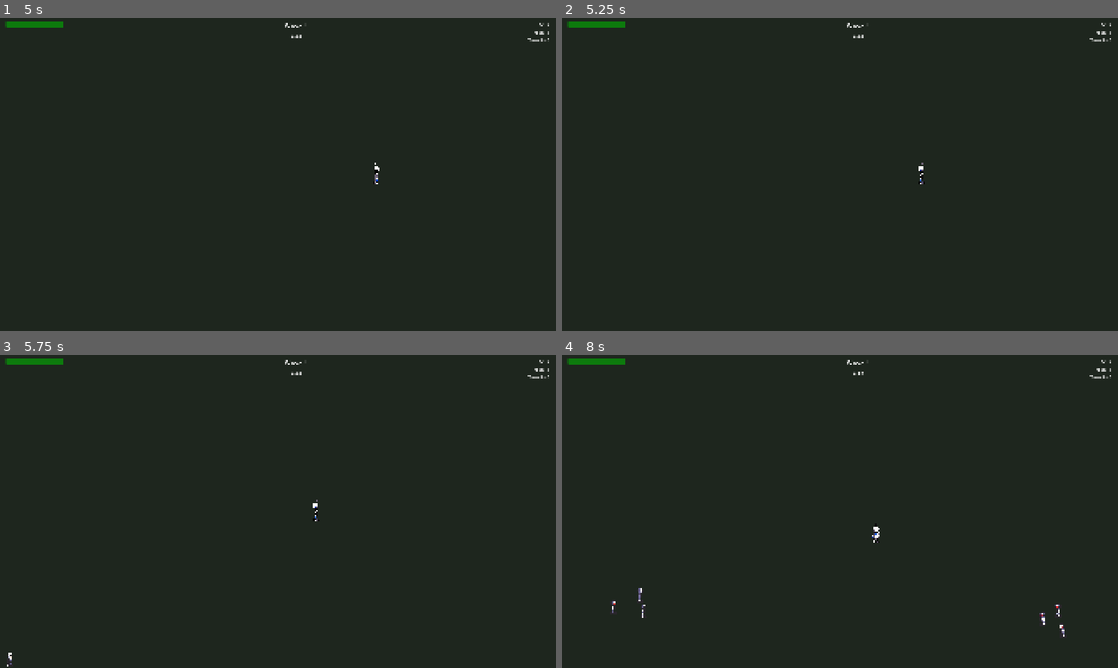
Above: before the commit, frames 1-4 (two rows, left to right).
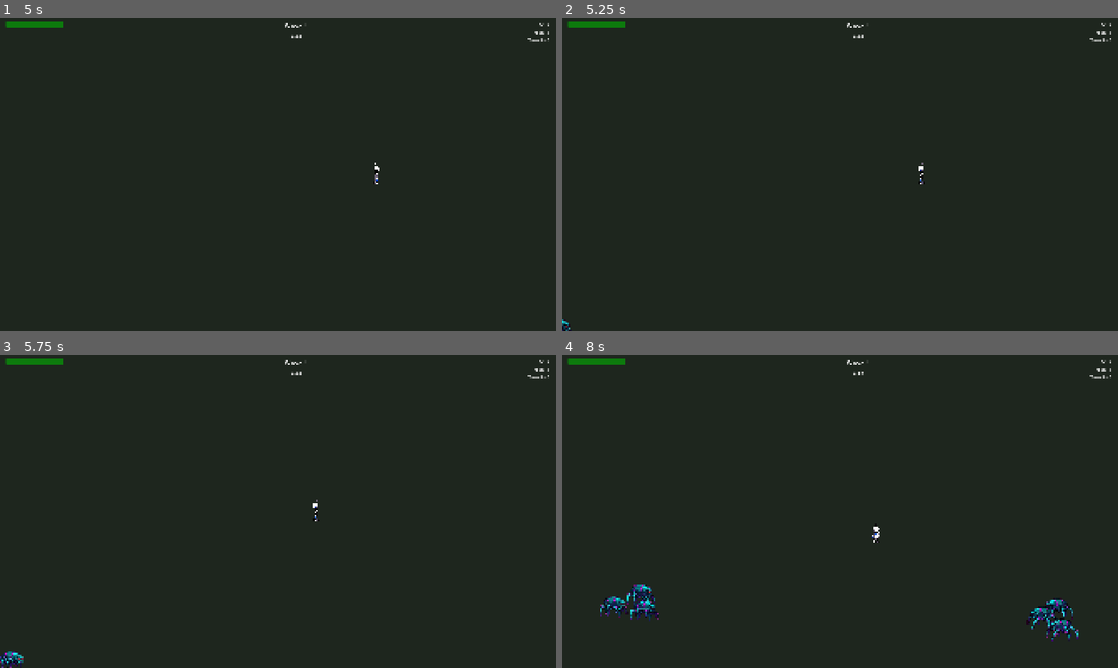
Above: after the commit, the same moments.

Repository: arebolledo2/turret-game
Game: Godot game, scene res://scenes/main.tscn
Two runs of this game, one before a commit and one after it. Both use one fixed random seed, a clock stepped at 60 frames per second and the inputs below.
Inputs (mouse positions are in pixels of both pictures, inside the frame that each line leads up to):
- Up to frame 1 (5 s): click "Easy - Relaxed gameplay for l…" at 0.5 s; click "Continue to Wave" at 1.25 s; tap Enter at 2, 3.5 s; move the mouse to (400, 158) at 2.02 s; hold D (move_right) 2.03-2.75 s; tap F (pickup_turret) at 2.1 s; click (400, 158) at 2.17 s; tap Space at 2.75 s; drag from (166, 190) to (250, 237) at 2.77 s; move the mouse to (333, 105) at 3.52 s; hold D (move_right) 3.53-4.25 s; hold Shift 3.53-4.25 s; drag from (250, 237) to (111, 127) at 4.27 s
- Up to frame 2 (5.25 s): tap Space at 5 s; move the mouse to (1006, 221) at 5.02 s; hold A (move_left) from 5.03 s (still down); tap Ctrl at 5.1 s
- Up to frame 3 (5.75 s): keep holding A (move_left)
- Up to frame 4 (8 s): release A (move_left) at 5.75 s; drag from (673, 464) to (756, 433) at 5.77 s; move the mouse to (867, 511) at 6.52 s; hold S (move_down) 6.53-7.25 s; tap Tab (toggle_range) at 6.6 s; click (867, 511) at 6.67 s; drag from (756, 433) to (728, 527) at 7.27 s

Frame 1 is identical in both runs. In frame 2, less than 0.1% of the frame differs, in the area x 0-2%, y 96-100%; in frame 3, 0.2%; in frame 4, 1.2%, in the area x 6-93%, y 73-92%.

Commit message:
Add spider enemy type

Diff:
--- /dev/null
+++ b/scenes/enemy_spider_drone.tscn
@@ -0,0 +1,260 @@
+[gd_scene load_steps=34 format=3 uid="uid://c8r3m44jtqpa5"]
+
+[ext_resource type="Script" path="res://scripts/enemy.gd" id="1_script"]
+[ext_resource type="Texture2D" path="res://assets/sprites/enemy_spider_drone/spider_drone_right.png" id="2_right"]
+[ext_resource type="Texture2D" path="res://assets/sprites/enemy_spider_drone/spider_drone_left.png" id="3_left"]
+
+[sub_resource type="CircleShape2D" id="CircleShape2D_1"]
+radius = 32.0
+
+[sub_resource type="AtlasTexture" id="AtlasTexture_r0"]
+atlas = ExtResource("2_right")
+region = Rect2(0, 0, 512, 512)
+
+[sub_resource type="AtlasTexture" id="AtlasTexture_r1"]
+atlas = ExtResource("2_right")
+region = Rect2(512, 0, 512, 512)
+
+[sub_resource type="AtlasTexture" id="AtlasTexture_r2"]
+atlas = ExtResource("2_right")
+region = Rect2(1024, 0, 512, 512)
+
+[sub_resource type="AtlasTexture" id="AtlasTexture_r3"]
+atlas = ExtResource("2_right")
+region = Rect2(1536, 0, 512, 512)
+
+[sub_resource type="AtlasTexture" id="AtlasTexture_r4"]
+atlas = ExtResource("2_right")
+region = Rect2(0, 512, 512, 512)
+
+[sub_resource type="AtlasTexture" id="AtlasTexture_r5"]
+atlas = ExtResource("2_right")
+region = Rect2(512, 512, 512, 512)
+
+[sub_resource type="AtlasTexture" id="AtlasTexture_r6"]
+atlas = ExtResource("2_right")
+region = Rect2(1024, 512, 512, 512)
+
+[sub_resource type="AtlasTexture" id="AtlasTexture_r7"]
+atlas = ExtResource("2_right")
+region = Rect2(1536, 512, 512, 512)
+
+[sub_resource type="AtlasTexture" id="AtlasTexture_r8"]
+atlas = ExtResource("2_right")
+region = Rect2(0, 1024, 512, 512)
+
+[sub_resource type="AtlasTexture" id="AtlasTexture_r9"]
+atlas = ExtResource("2_right")
+region = Rect2(512, 1024, 512, 512)
+
+[sub_resource type="AtlasTexture" id="AtlasTexture_r10"]
+atlas = ExtResource("2_right")
+region = Rect2(1024, 1024, 512, 512)
+
+[sub_resource type="AtlasTexture" id="AtlasTexture_r11"]
+atlas = ExtResource("2_right")
+region = Rect2(1536, 1024, 512, 512)
+
+[sub_resource type="AtlasTexture" id="AtlasTexture_r12"]
+atlas = ExtResource("2_right")
+region = Rect2(0, 1536, 512, 512)
+
+[sub_resource type="AtlasTexture" id="AtlasTexture_r13"]
+atlas = ExtResource("2_right")
+region = Rect2(512, 1536, 512, 512)
+
+[sub_resource type="AtlasTexture" id="AtlasTexture_r14"]
+atlas = ExtResource("2_right")
+region = Rect2(1024, 1536, 512, 512)
+
+[sub_resource type="AtlasTexture" id="AtlasTexture_r15"]
+atlas = ExtResource("2_right")
+region = Rect2(1536, 1536, 512, 512)
+
+[sub_resource type="AtlasTexture" id="AtlasTexture_l0"]
+atlas = ExtResource("3_left")
+region = Rect2(0, 0, 512, 512)
+
+[sub_resource type="AtlasTexture" id="AtlasTexture_l1"]
+atlas = ExtResource("3_left")
+region = Rect2(512, 0, 512, 512)
+
+[sub_resource type="AtlasTexture" id="AtlasTexture_l2"]
+atlas = ExtResource("3_left")
+region = Rect2(1024, 0, 512, 512)
+
+[sub_resource type="AtlasTexture" id="AtlasTexture_l3"]
+atlas = ExtResource("3_left")
+region = Rect2(1536, 0, 512, 512)
+
+[sub_resource type="AtlasTexture" id="AtlasTexture_l4"]
+atlas = ExtResource("3_left")
+region = Rect2(0, 512, 512, 512)
+
+[sub_resource type="AtlasTexture" id="AtlasTexture_l5"]
+atlas = ExtResource("3_left")
+region = Rect2(512, 512, 512, 512)
+
+[sub_resource type="AtlasTexture" id="AtlasTexture_l6"]
+atlas = ExtResource("3_left")
+region = Rect2(1024, 512, 512, 512)
+
+[sub_resource type="AtlasTexture" id="AtlasTexture_l7"]
+atlas = ExtResource("3_left")
+region = Rect2(1536, 512, 512, 512)
+
+[sub_resource type="AtlasTexture" id="AtlasTexture_l8"]
+atlas = ExtResource("3_left")
+region = Rect2(0, 1024, 512, 512)
+
+[sub_resource type="AtlasTexture" id="AtlasTexture_l9"]
+atlas = ExtResource("3_left")
+region = Rect2(512, 1024, 512, 512)
+
+[sub_resource type="AtlasTexture" id="AtlasTexture_l10"]
+atlas = ExtResource("3_left")
+region = Rect2(1024, 1024, 512, 512)
+
+[sub_resource type="AtlasTexture" id="AtlasTexture_l11"]
+atlas = ExtResource("3_left")
+region = Rect2(1536, 1024, 512, 512)
+
+[sub_resource type="AtlasTexture" id="AtlasTexture_l12"]
+atlas = ExtResource("3_left")
+region = Rect2(0, 1536, 512, 512)
+
+[sub_resource type="AtlasTexture" id="AtlasTexture_l13"]
+atlas = ExtResource("3_left")
+region = Rect2(512, 1536, 512, 512)
+
+[sub_resource type="AtlasTexture" id="AtlasTexture_l14"]
+atlas = ExtResource("3_left")
+region = Rect2(1024, 1536, 512, 512)
+
+[sub_resource type="AtlasTexture" id="AtlasTexture_l15"]
+atlas = ExtResource("3_left")
+region = Rect2(1536, 1536, 512, 512)
+
+[sub_resource type="SpriteFrames" id="SpriteFrames_1"]
+animations = [{
+"frames": [{
+"duration": 1.0,
+"texture": SubResource("AtlasTexture_l0")
+}, {
+"duration": 1.0,
+"texture": SubResource("AtlasTexture_l1")
+}, {
+"duration": 1.0,
+"texture": SubResource("AtlasTexture_l2")
+}, {
+"duration": 1.0,
+"texture": SubResource("AtlasTexture_l3")
+}, {
+"duration": 1.0,
+"texture": SubResource("AtlasTexture_l4")
+}, {
+"duration": 1.0,
+"texture": SubResource("AtlasTexture_l5")
+}, {
+"duration": 1.0,
+"texture": SubResource("AtlasTexture_l6")
+}, {
+"duration": 1.0,
+"texture": SubResource("AtlasTexture_l7")
+}, {
+"duration": 1.0,
+"texture": SubResource("AtlasTexture_l8")
+}, {
+"duration": 1.0,
+"texture": SubResource("AtlasTexture_l9")
+}, {
+"duration": 1.0,
+"texture": SubResource("AtlasTexture_l10")
+}, {
+"duration": 1.0,
+"texture": SubResource("AtlasTexture_l11")
+}, {
+"duration": 1.0,
+"texture": SubResource("AtlasTexture_l12")
+}, {
+"duration": 1.0,
+"texture": SubResource("AtlasTexture_l13")
+}, {
+"duration": 1.0,
+"texture": SubResource("AtlasTexture_l14")
+}, {
+"duration": 1.0,
+"texture": SubResource("AtlasTexture_l15")
+}],
+"loop": true,
+"name": &"move_left",
+"speed": 12.0
+}, {
+"frames": [{
+"duration": 1.0,
+"texture": SubResource("AtlasTexture_r0")
+}, {
+"duration": 1.0,
+"texture": SubResource("AtlasTexture_r1")
+}, {
+"duration": 1.0,
+"texture": SubResource("AtlasTexture_r2")
+}, {
+"duration": 1.0,
+"texture": SubResource("AtlasTexture_r3")
+}, {
+"duration": 1.0,
+"texture": SubResource("AtlasTexture_r4")
+}, {
+"duration": 1.0,
+"texture": SubResource("AtlasTexture_r5")
+}, {
+"duration": 1.0,
+"texture": SubResource("AtlasTexture_r6")
+}, {
+"duration": 1.0,
+"texture": SubResource("AtlasTexture_r7")
+}, {
+"duration": 1.0,
+"texture": SubResource("AtlasTexture_r8")
+}, {
+"duration": 1.0,
+"texture": SubResource("AtlasTexture_r9")
+}, {
+"duration": 1.0,
+"texture": SubResource("AtlasTexture_r10")
+}, {
+"duration": 1.0,
+"texture": SubResource("AtlasTexture_r11")
+}, {
+"duration": 1.0,
+"texture": SubResource("AtlasTexture_r12")
+}, {
+"duration": 1.0,
+"texture": SubResource("AtlasTexture_r13")
+}, {
+"duration": 1.0,
+"texture": SubResource("AtlasTexture_r14")
+}, {
+"duration": 1.0,
+"texture": SubResource("AtlasTexture_r15")
+}],
+"loop": true,
+"name": &"move_right",
+"speed": 12.0
+}]
+
+[node name="Enemy" type="CharacterBody2D"]
+collision_layer = 2
+collision_mask = 1
+script = ExtResource("1_script")
+
+[node name="CollisionShape2D" type="CollisionShape2D" parent="."]
+shape = SubResource("CircleShape2D_1")
+
+[node name="AnimatedSprite2D" type="AnimatedSprite2D" parent="."]
+texture_filter = 1
+sprite_frames = SubResource("SpriteFrames_1")
+animation = &"move_right"
+autoplay = "move_right"
+frame_progress = 0.1
--- a/scripts/enemy.gd
+++ b/scripts/enemy.gd
@@ -404,9 +404,11 @@
 	Events.damage_dealt.emit(global_position, amount)
 
 	# Visual feedback - flash white then return to base tint
-	$Sprite2D.modulate = Color.WHITE
-	var tween = create_tween()
-	tween.tween_property($Sprite2D, "modulate", color_tint, 0.1)
+	var sprite_node = get_node_or_null("Sprite2D") if has_node("Sprite2D") else get_node_or_null("AnimatedSprite2D")
+	if sprite_node:
+		sprite_node.modulate = Color.WHITE
+		var tween = create_tween()
+		tween.tween_property(sprite_node, "modulate", color_tint, 0.1)
 
 	if current_health <= 0:
 		die()
@@ -434,11 +436,15 @@
 	Globals.total_kills += 1
 
 	# Death effect (scale down and fade)
-	var tween = create_tween()
-	tween.set_parallel(true)
-	tween.tween_property($Sprite2D, "scale", Vector2.ZERO, 0.15)
-	tween.tween_property($Sprite2D, "modulate:a", 0.0, 0.15)
-	tween.chain().tween_callback(queue_free)
+	var sprite_node = get_node_or_null("Sprite2D") if has_node("Sprite2D") else get_node_or_null("AnimatedSprite2D")
+	if sprite_node:
+		var tween = create_tween()
+		tween.set_parallel(true)
+		tween.tween_property(sprite_node, "scale", Vector2.ZERO, 0.15)
+		tween.tween_property(sprite_node, "modulate:a", 0.0, 0.15)
+		tween.chain().tween_callback(queue_free)
+	else:
+		queue_free()
 
 func _explode() -> void:
 	"""Handle explosion on death for EXPLOSIVE behavior enemies."""
@@ -544,9 +550,13 @@
 
 ## Update visual tint based on active status effects
 func _update_status_visual() -> void:
+	var sprite_node = get_node_or_null("Sprite2D") if has_node("Sprite2D") else get_node_or_null("AnimatedSprite2D")
+	if not sprite_node:
+		return
+
 	if active_effects.is_empty():
 		# Reset to base color tint
-		$Sprite2D.modulate = color_tint
+		sprite_node.modulate = color_tint
 		return
 
 	# Start with base tint and blend status effect colors
@@ -559,7 +569,7 @@
 	if active_effects.has(Globals.DamageType.PLASMA):
 		final_color = final_color.lerp(Color(0.8, 0.4, 1.0, 1), 0.4)  # Purple tint
 
-	$Sprite2D.modulate = final_color
+	sprite_node.modulate = final_color
 
 ## Check if enemy has a specific status effect
 func has_status_effect(damage_type: Globals.DamageType) -> bool:
--- a/scripts/registries/enemy_registry.gd
+++ b/scripts/registries/enemy_registry.gd
@@ -5,17 +5,17 @@
 
 const TYPES: Dictionary = {
 	"basic": {
-		"name": "Robot Grunt",
-		"icon": "🤖",
-		"description": "Standard enemy that chases the player.",
+		"name": "Spider Drone",
+		"icon": "🕷️",
+		"description": "Animated spider-like drone with sleek neon design.",
 		"behaviors": [GameEnums.EnemyBehavior.CHASE],
-		"sprite_folder": "res://assets/sprites/enemy_tiny",
+		"scene_path": "res://scenes/enemy_spider_drone.tscn",
 		"base_stats": {
 			"health": 30.0,
 			"speed": 75.0,
 			"contact_damage": 33.0,
 			"xp_value": 10,
-			"scale": 1.5,
+			"scale": 0.15,
 			"mass": 1.0,
 		},
 		"spawn_weight": 100,
@@ -245,5 +245,5 @@
 ## Get sprite folder path for an enemy type
 static func get_sprite_folder(type_id: String) -> String:
 	if not TYPES.has(type_id):
-		return TYPES["basic"]["sprite_folder"]
-	return TYPES[type_id].get("sprite_folder", TYPES["basic"]["sprite_folder"])
+		return "res://assets/sprites/enemy_tiny"
+	return TYPES[type_id].get("sprite_folder", "res://assets/sprites/enemy_tiny")
Binary file added: assets/sprites/enemy_spider_drone/spider_drone_left.png
Not shown, added: assets/sprites/enemy_spider_drone/spider_drone_left.png.import
Binary file added: assets/sprites/enemy_spider_drone/spider_drone_right.png
Not shown, added: assets/sprites/enemy_spider_drone/spider_drone_right.png.import
